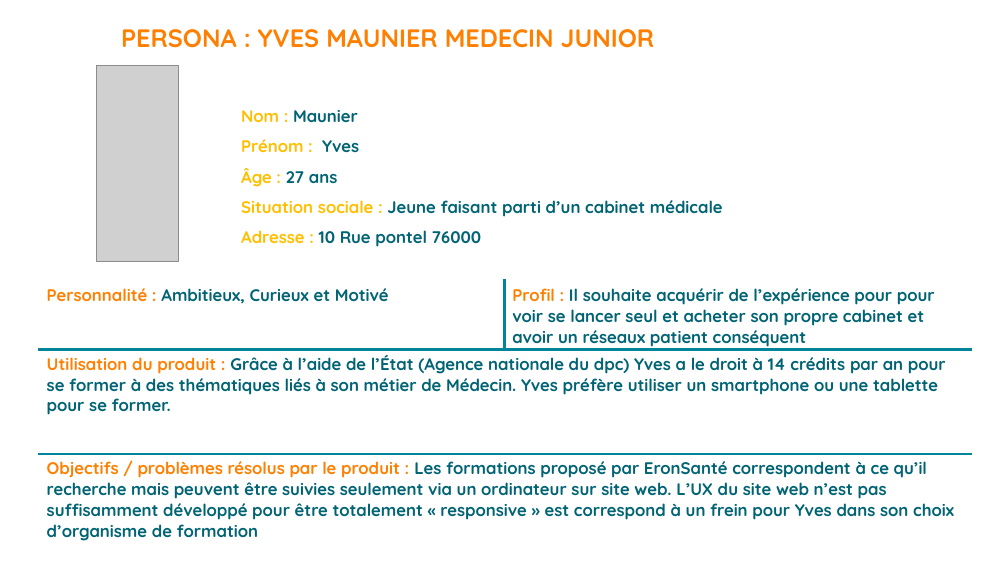
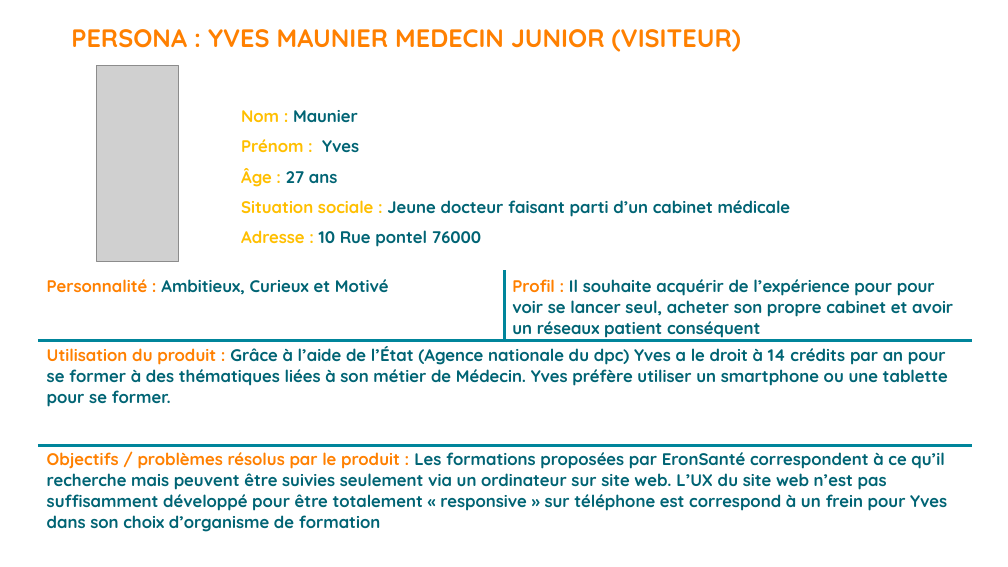
Before and after one commit to EronInformatique/App-Mobile-Conception, a slide deck: slide 1 of Persona/Persona_Yves_Maunier_Medecin_Junior.pptx. Drawn at 1008x567 pixels with LibreOffice and Linux fonts; fonts in the diff are those of the drawing; grey boxes stand for pictures. Boxes give left, top, right and bottom in pixels: in the first picture for what was removed or moved away, otherwise in the second. Text is boxed around its words. In the diff, an @@ line names an element or a change of style, - is before the commit and + after.

Commit message:
Rapport_App_Eron : userstories , Wireframe : Worfklow (visitor_contact, visitor_faq) , Persona_Learner_2

```diff
--- a/Persona/Persona_Yves_Maunier_Medecin_Junior.pptx
+++ b/Persona/Persona_Yves_Maunier_Medecin_Junior.pptx
@@ text at bbox=[71, 29, 741, 52]: text changed @@
-PERSONA : YVES MAUNIER MEDECIN JUNIOR
+PERSONA : YVES MAUNIER MEDECIN JUNIOR (VISITEUR)
@@ text at bbox=[241, 200, 791, 217]: text changed @@
-Situation sociale : Jeune faisant parti d’un cabinet médicale
+Situation sociale : Jeune docteur faisant parti d’un cabinet médicale
@@ table at bbox=[39, 272, 971, 550] @@
-row 1, column 2: Profil : Il souhaite acquérir de l’expérience pour pour voir se lancer seul et acheter son propre cabinet et avoir un réseaux patient conséquent
+row 1, column 2: Profil : Il souhaite acquérir de l’expérience pour pour voir se lancer seul, acheter son propre cabinet et avoir un réseaux patient conséquent
-row 2, column 1: Utilisation du produit : Grâce à l’aide de l’État (Agence nationale du dpc) Yves a le droit à 14 crédits par an pour se former à des thématiques liés à son métier de Médecin. Yves préfère utiliser un smartphone ou une tablette pour se former.
+row 2, column 1: Utilisation du produit : Grâce à l’aide de l’État (Agence nationale du dpc) Yves a le droit à 14 crédits par an pour se former à des thématiques liées à son métier de Médecin. Yves préfère utiliser un smartphone ou une tablette pour se former.
-row 3, column 1: Objectifs / problèmes résolus par le produit : Les formations proposé par EronSanté correspondent à ce qu’il recherche mais peuvent être suivies seulement via un ordinateur sur site web. L’UX du site web n’est pas suffisamment développé pour être totalement « responsive » est correspond à un frein pour Yves dans son choix d’organisme de formation
+row 3, column 1: Objectifs / problèmes résolus par le produit : Les formations proposées par EronSanté correspondent à ce qu’il recherche mais peuvent être suivies seulement via un ordinateur sur site web. L’UX du site web n’est pas suffisamment développé pour être totalement « responsive » sur téléphone est correspond à un frein pour Yves dans son choix d’organisme de formation
@@ table: place and size @@
-table at bbox=[39, 281, 971, 558]
+table at bbox=[39, 272, 971, 550]
```
Also in this commit, not shown: 1 slide added, 13 other files.
